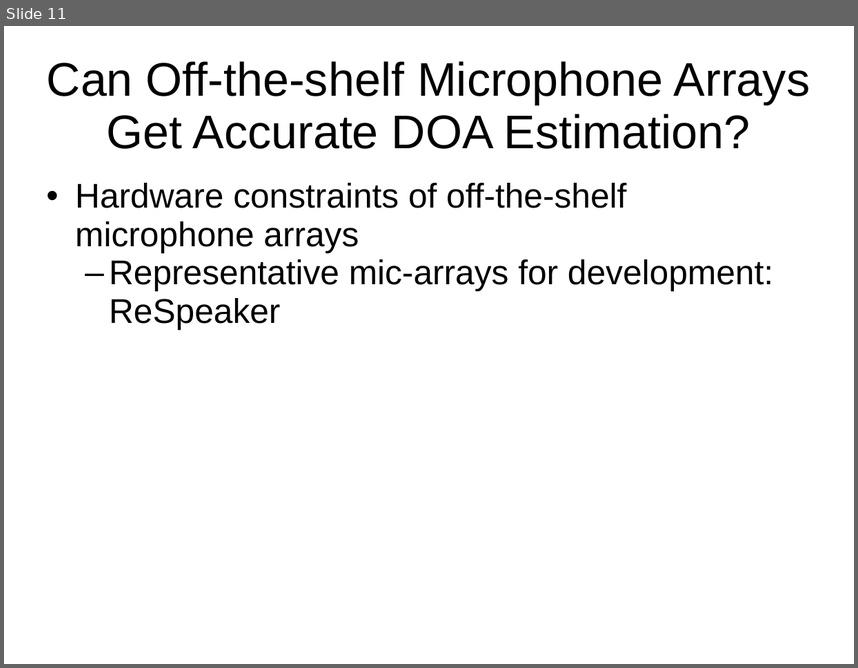
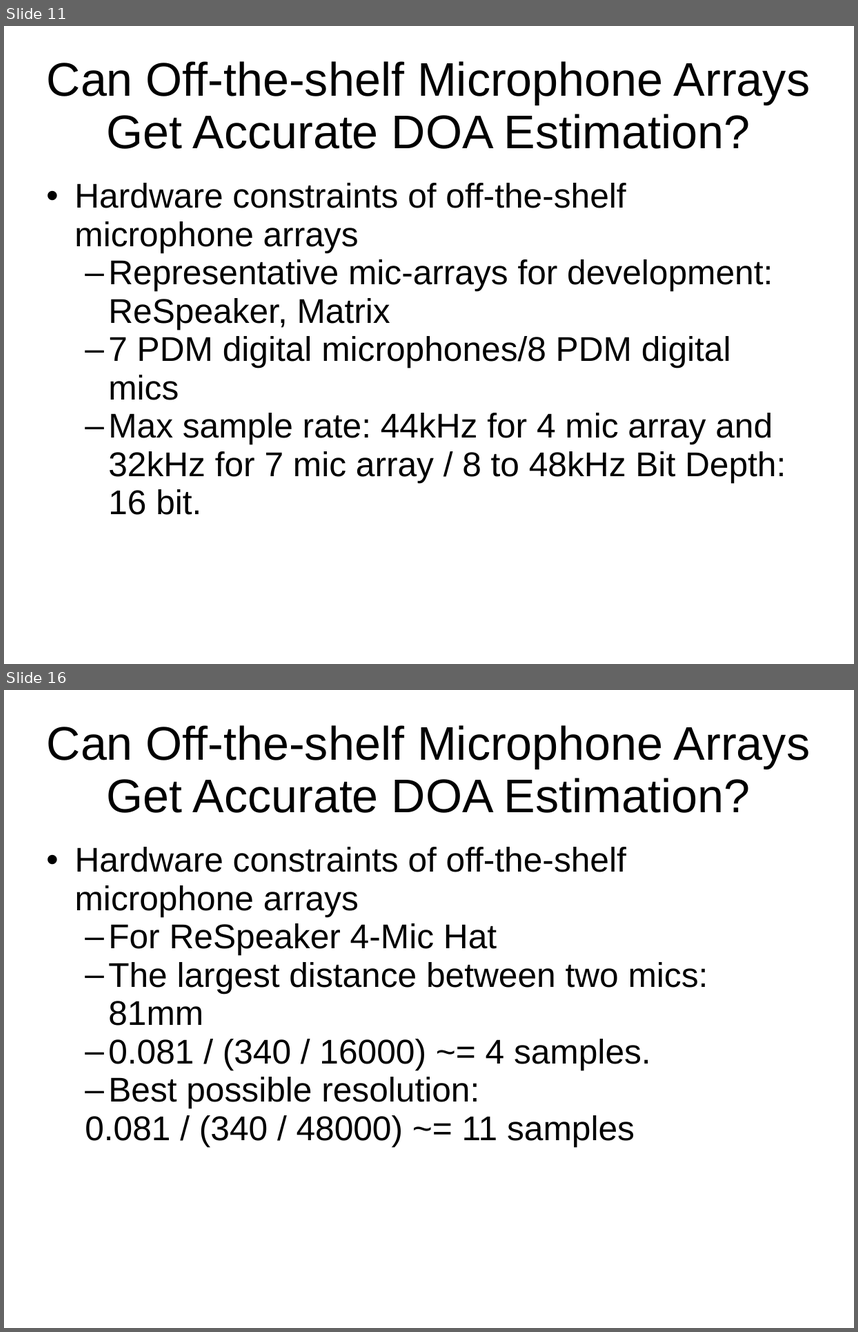
Before and after one commit to HSID/Ubuntu-Desktop, a slide deck: Enhanced-Smart-Home-Assistant.ppt. Shown one above the other, each under a label of ours: slide 11 before the commit, slides 11 and 16 after it; the slides between them are not shown. The pictures are 858x668 and 858x1332 pixels, drawn with LibreOffice and Linux fonts; fonts in the diff are those of the drawing. Boxes give left, top, right and bottom in pixels: in the first picture for what was removed or moved away, otherwise in the second. Text is boxed around its words. In the diff, an @@ line names an element or a change of style, - is before the commit and + after.

Commit message:
Update Tasks, ESHA, KnowledgeBin. Add Understanding_PDM_Digital_Audio

```diff
--- a/Enhanced-Smart-Home-Assistant.ppt
+++ b/Enhanced-Smart-Home-Assistant.ppt
@@ slide 16 added at [4,690,854,1328], background #FFFFFF @@
@@ title added at [47,725,810,813], 44 pt, text #000000 @@
+Can Off-the-shelf Microphone Arrays Get Accurate DOA Estimation?
@@ subtitle added at [75,847,708,1146], 32 pt, text #000000 @@
+• Hardware constraints of off-the-shelf microphone arrays
+  – For ReSpeaker 4-Mic Hat
+  – The largest distance between two mics: 81mm
+  – 0.081 / (340 / 16000) ~= 4 samples.
+  – Best possible resolution:
+  0.081 / (340 / 48000) ~= 11 samples
@@ slide 11 changed as well @@
@@ subtitle at [108,259,786,515]: text changed @@
-  – Representative mic-arrays for development: ReSpeaker
+  – Representative mic-arrays for development: ReSpeaker, Matrix
+  – 7 PDM digital microphones/8 PDM digital mics
+  – Max sample rate: 44kHz for 4 mic array and 32kHz for 7 mic array / 8 to 48kHz Bit Depth: 16 bit.
```
Also in this commit, not shown: 16 other slides changed, 7 other slides added, 3 other files.
